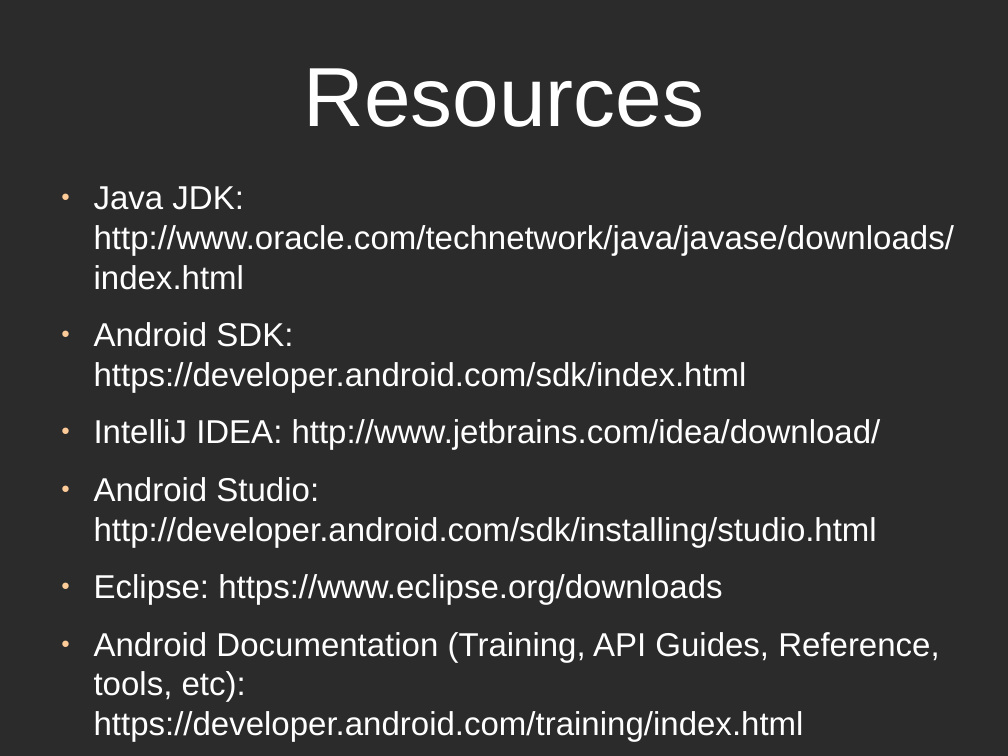
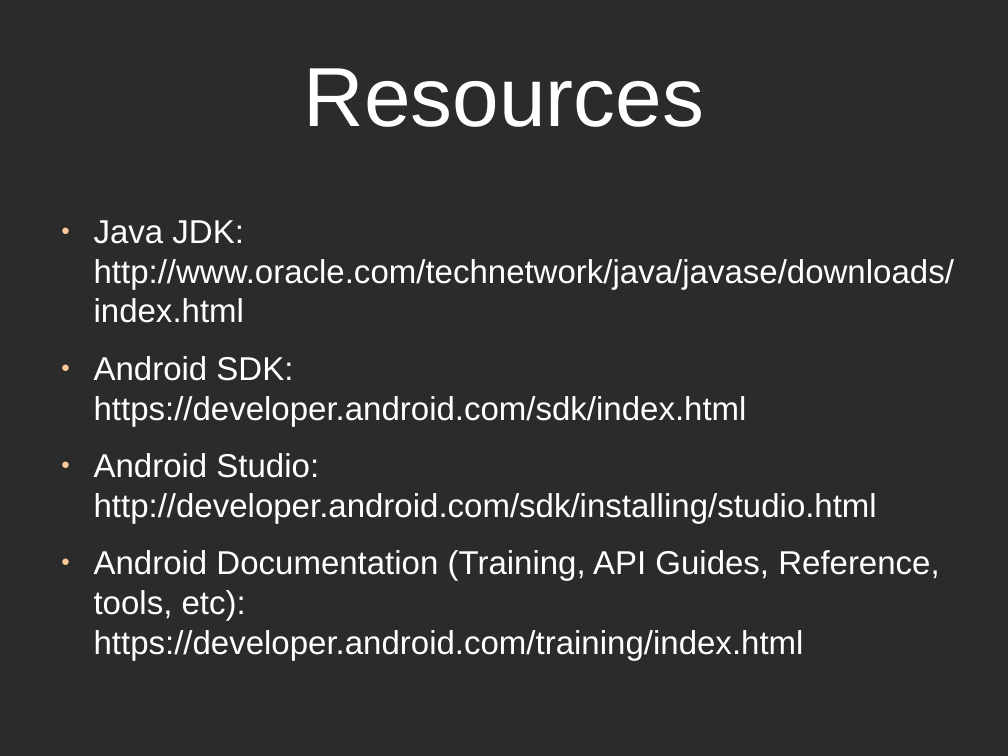
Before and after one commit to alphonzo79/HelloAndroidExample, a slide deck: slide 15 of HelloAndroidPresentationSlides.odp (slide 14 before the commit). Drawn at 1008x756 pixels with LibreOffice and Linux fonts; fonts in the diff are those of the drawing; background and template pictures are left out; a plain dark background stands for a picture behind light text. Boxes give left, top, right and bottom in pixels: in the first picture for what was removed or moved away, otherwise in the second. Text is boxed around its words. In the diff, an @@ line names an element or a change of style, - is before the commit and + after.

```diff
--- a/HelloAndroidPresentationSlides.odp
+++ b/HelloAndroidPresentationSlides.odp
@@ text "Java JDK: http://www.oracle.com/technetwork/java/javase/down ...": place and size @@
-text "Java JDK: http://www.oracle.com/technetwork/java/javase/down ..." at box(94, 186, 954, 742)
+text "Java JDK: http://www.oracle.com/technetwork/java/javase/down ..." at box(94, 220, 954, 660)
@@ text at box(94, 419, 881, 450): paragraph removed @@
-● IntelliJ IDEA: http://www.jetbrains.com/idea/download/
@@ text at box(94, 574, 722, 605): paragraph removed @@
-● Eclipse: https://www.eclipse.org/downloads
```
Also in this commit, not shown: 4 other slides changed, 1 slide added.
